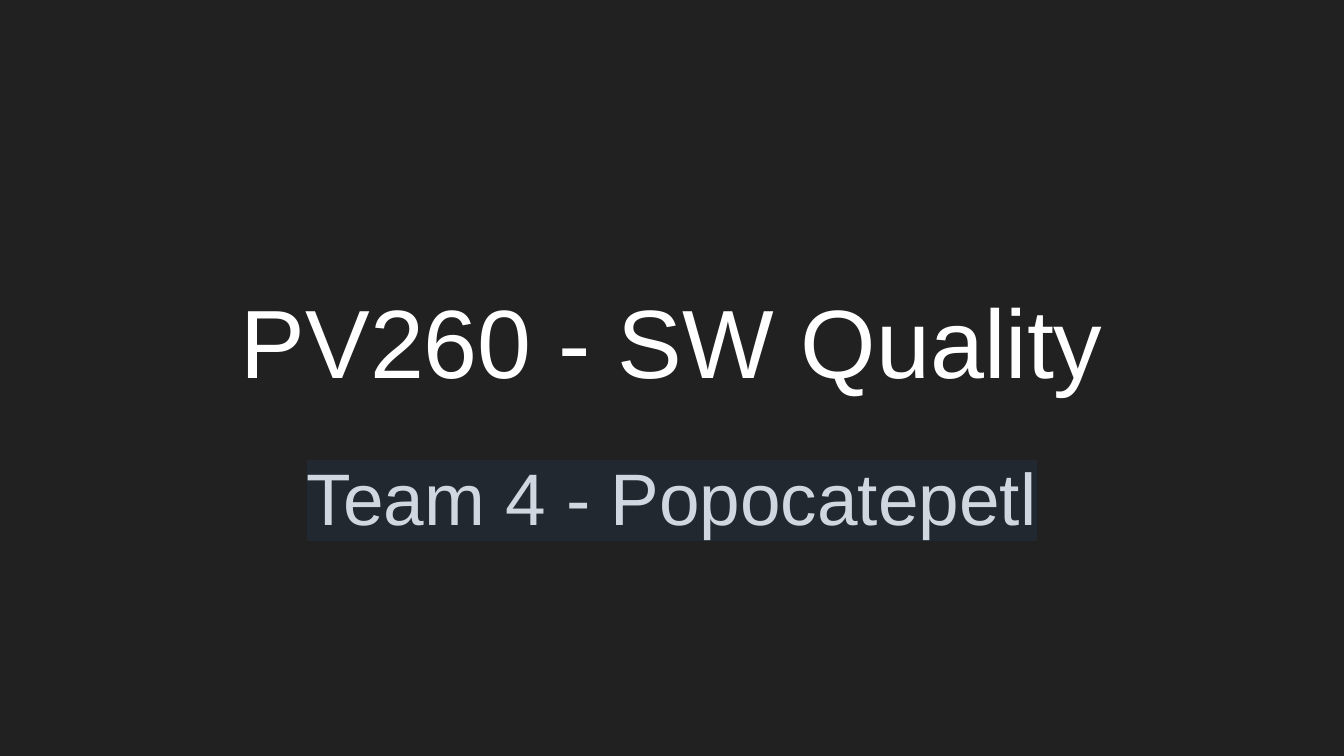
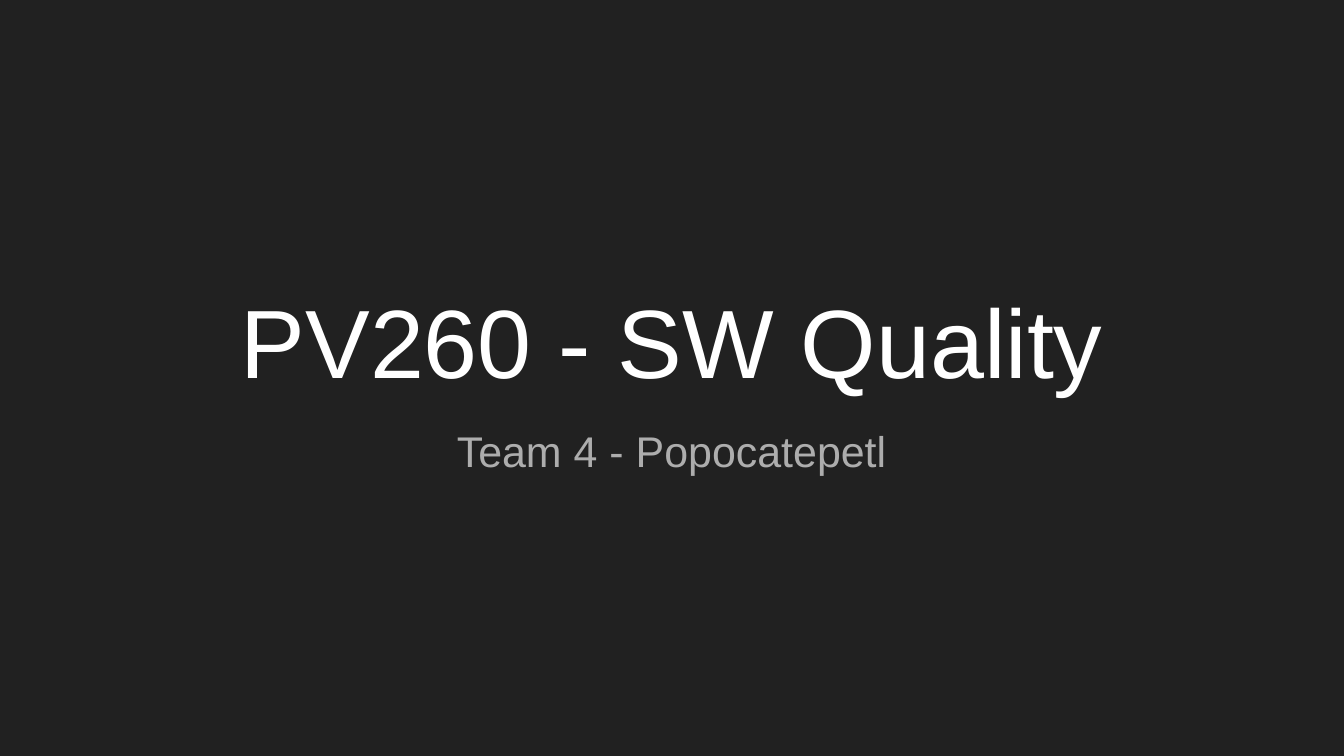
Before and after one commit to Ojin13/PV260-Notino-Team-4, a slide deck: slide 1 of Presentation/PV260 - SW Quality.pptx. Drawn at 1344x756 pixels with LibreOffice and Linux fonts; fonts in the diff are those of the drawing. Boxes give left, top, right and bottom in pixels: in the first picture for what was removed or moved away, otherwise in the second. Text is boxed around its words. In the diff, an @@ line names an element or a change of style, - is before the commit and + after.

```diff
--- a/Presentation/PV260 - SW Quality.pptx
+++ b/Presentation/PV260 - SW Quality.pptx
@@ text "Team 4 - Popocatepetl": place and size @@
-text "Team 4 - Popocatepetl" at [307, 472, 1037, 539]
+text "Team 4 - Popocatepetl" at [457, 436, 887, 476]
@@ text "Team 4 - Popocatepetl" at [457, 436, 887, 476]: size 39.1 to 23 pt, text colour #D1D7E0 to #ADADAD, highlight #212830 to none; line spacing 1.25 to 1; less space between paragraphs @@
```
Also in this commit, not shown: 1 other slide changed, 1 other file.
